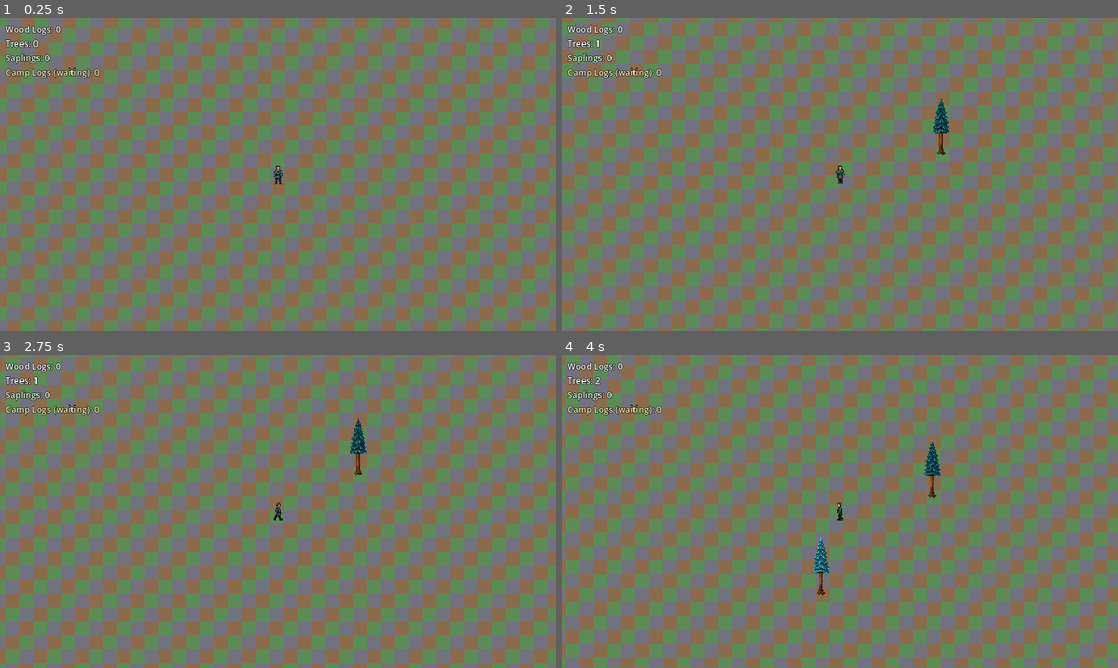
Above: before the commit, frames 1-4 (two rows, left to right).
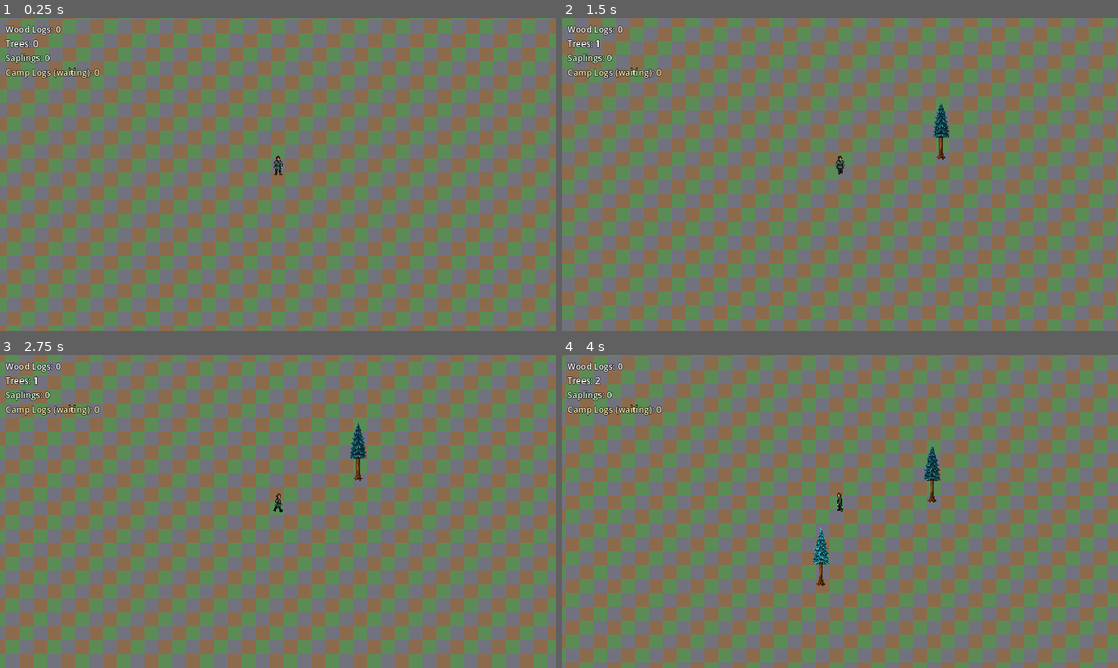
Above: after the commit, the same moments.

Repository: mcchesneyjg-max/Test-Gamer
Game: Godot game, scene res://main.tscn
Two runs of this game, one before a commit and one after it. Both use one fixed random seed, a clock stepped at 60 frames per second and the inputs below.
Inputs (mouse positions are in pixels of both pictures, inside the frame that each line leads up to):
- Up to frame 1 (0.25 s): no input
- Up to frame 2 (1.5 s): tap Enter at 0.5 s; move the mouse to (962, 158) at 0.52 s; hold D (move_right) 0.53-1.28 s; tap T at 0.6, 1.35 s; click (962, 158) at 0.67 s; move the mouse to (728, 190) at 1.27 s; hold S (move_down) from 1.28 s (still down)
- Up to frame 3 (2.75 s): move the mouse to (333, 442) at 2.02 s; release S (move_down) at 2.03 s; hold D (move_right) from 2.03 s (still down); tap T at 2.1 s
- Up to frame 4 (4 s): move the mouse to (812, 574) at 2.77 s; release D (move_right) at 2.78 s; hold W (move_up) 2.78-3.53 s; tap T at 2.85, 3.6 s; click (812, 574) at 2.92 s; move the mouse to (1006, 558) at 3.52 s; hold A (move_left) from 3.53 s (still down)

The runs differ from the first frame. In frame 1, 65% of the frame differs, in the area x 0-100%, y 0-100%; in frame 2, 64%; in frame 3, 64%; in frame 4, 65%.
Error before the commit: Invalid assignment of property or key 'y_sort_origin' with value of type 'float' on a base object of type 'Node2D (player.gd)'. (res://scripts/y_sort_depth.gd:…

Commit message:
Fix y-sort depth by offsetting sprites instead of y_sort_origin
Godot 4.3 Node2D has no y_sort_origin property. Compensate sprite
positions and entity Y so TileMap y-sort uses the lowest opaque pixel
without moving visuals or breaking movement.

Co-authored-by: mcchesneyjg-max <mcchesneyjg-max@users.noreply.github.com>

Diff:
--- a/game/scripts/y_sort_depth.gd
+++ b/game/scripts/y_sort_depth.gd
@@ -2,6 +2,7 @@
 extends RefCounted
 
 const ALPHA_THRESHOLD := 0.04
+const APPLIED_META_KEY := "_y_sort_applied"
 
 static var _opaque_bottom_cache: Dictionary = {}
 
@@ -9,20 +10,30 @@
 	if entity == null:
 		return
 
+	var applied: float = entity.get_meta(APPLIED_META_KEY, 0.0)
 	var deepest := 0.0
 	for child in entity.get_children():
-		deepest = maxf(deepest, _deepest_visible_sprite_y(child))
+		deepest = maxf(deepest, _deepest_visible_sprite_y(child, applied))
 
-	entity.y_sort_origin = deepest
+	var delta := deepest - applied
+	if absf(delta) < 0.001:
+		return
 
-static func _deepest_visible_sprite_y(node: Node) -> float:
+	entity.position.y += delta
+	for child in entity.get_children():
+		if child is Sprite2D or child is AnimatedSprite2D:
+			(child as Node2D).position.y -= delta
+
+	entity.set_meta(APPLIED_META_KEY, deepest)
+
+static func _deepest_visible_sprite_y(node: Node, sort_compensation: float) -> float:
 	if node is Sprite2D:
-		return _sprite_deepest_y(node as Sprite2D)
+		return _sprite_deepest_y(node as Sprite2D, sort_compensation)
 	if node is AnimatedSprite2D:
-		return _animated_sprite_deepest_y(node as AnimatedSprite2D)
+		return _animated_sprite_deepest_y(node as AnimatedSprite2D, sort_compensation)
 	return 0.0
 
-static func _animated_sprite_deepest_y(sprite: AnimatedSprite2D) -> float:
+static func _animated_sprite_deepest_y(sprite: AnimatedSprite2D, sort_compensation: float) -> float:
 	if not sprite.visible or sprite.sprite_frames == null:
 		return 0.0
 
@@ -35,19 +46,19 @@
 		return 0.0
 
 	return _sprite_deepest_y_from_texture(
-		sprite.position,
+		sprite.position + Vector2(0.0, sort_compensation),
 		sprite.offset,
 		sprite.centered,
 		sprite.scale,
 		texture
 	)
 
-static func _sprite_deepest_y(sprite: Sprite2D) -> float:
+static func _sprite_deepest_y(sprite: Sprite2D, sort_compensation: float) -> float:
 	if not sprite.visible or sprite.texture == null:
 		return 0.0
 
 	return _sprite_deepest_y_from_texture(
-		sprite.position,
+		sprite.position + Vector2(0.0, sort_compensation),
 		sprite.offset,
 		sprite.centered,
 		sprite.scale,
